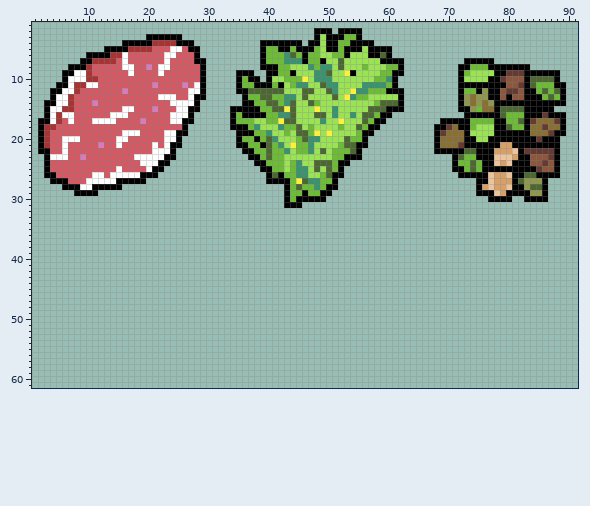
Sprite sheet, stored at Assets/ArtAssest/Items/Items.png. Above is the file before it was changed.
The file is 96x96 pixels. Shown: x 1..91, y 1..61.
New version:
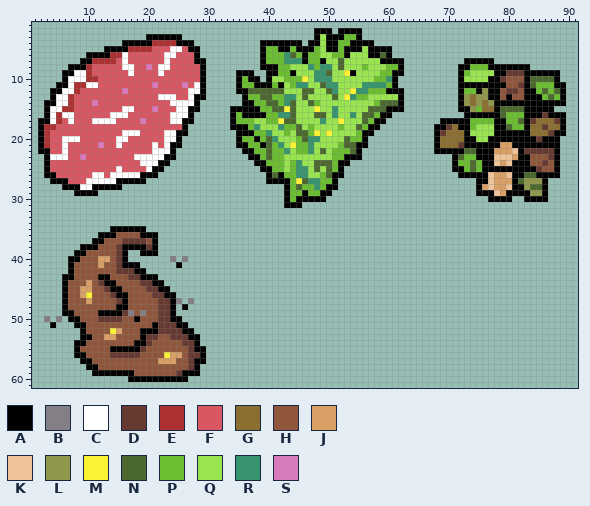
Palette (. is transparent): A #000000  B #847e87  C #ffffff  D #663931  E #ac3232  F #d95763  G #8a6f30  H #8f563b  J #d9a066  K #eec39a  L #8f974a  M #fbf236  N #4b692f  P #6abe30  Q #99e550  R #37946e  S #d77bba
Changes in this commit:
{"y":35,"x":14,"old":"......","new":"AAAAAA"}
{"y":36,"x":12,"old":"..........","new":"AAAHHHHAAA"}
{"y":37,"x":11,"old":"...........","new":"AAHHHDDDDHA"}
{"y":38,"x":9,"old":".............","new":"AAAHHHDAAAADA"}
{"y":39,"x":8,"old":".........","new":"AAHHHHHDA"}
{"y":39,"x":19,"old":"...","new":"AAA"}
{"y":40,"x":7,"old":"..........","new":"AAHHHJJHDA"}
{"y":40,"x":24,"old":".","new":"B"}
{"y":40,"x":26,"old":".","new":"B"}
{"y":41,"x":7,"old":"............","new":"AHHHHJHHDAAA"}
{"y":41,"x":25,"old":".","new":"A"}
{"y":42,"x":7,"old":".............","new":"AHHHHHHHDDDAA"}
{"y":43,"x":6,"old":"................","new":"AAHHHHAAHHHDDAAA"}
{"y":44,"x":6,"old":".................","new":"AHHHJHDAAHHHHDDAA"}
{"y":45,"x":6,"old":"..................","new":"AHHJJHHDAAHHHHDDAA"}
{"y":46,"x":6,"old":"...................","new":"AHHJMHHHDAAHHHHDDAA"}
{"y":47,"x":6,"old":"....................","new":"AHHHJHHHHDAHHHHHDDAB"}
{"y":47,"x":27,"old":".","new":"B"}
{"y":48,"x":6,"old":"...................","new":"AHHHHHHHHAAHHHHHDDA"}
{"y":48,"x":26,"old":".","new":"A"}
{"y":49,"x":6,"old":"...................","new":"AAHHHHAAAADBHBHHDDA"}
{"y":50,"x":3,"old":".","new":"B"}
{"y":50,"x":5,"old":".","new":"B"}
{"y":50,"x":7,"old":"...................","new":"AAHHHDDDDHHAHHHDDAA"}
{"y":51,"x":4,"old":".","new":"A"}
{"y":51,"x":8,"old":"...................","new":"AAHHHHHHHHHHHADDDAA"}
{"y":52,"x":9,"old":"...................","new":"AHHHHMJHHHAAADDDDAA"}
{"y":53,"x":9,"old":"....................","new":"AAHHJJHHHHADDHHDDDAA"}
{"y":54,"x":8,"old":".....................","new":"AAHHHHHHHHAADHHHHHDDA"}
{"y":55,"x":8,"old":"......................","new":"AHHHHHAAAAADHHHHHHHDAA"}
{"y":56,"x":8,"old":"......................","new":"AAHHHHDDDDDHHHHMJJHDDA"}
{"y":57,"x":9,"old":".....................","new":"AAHHHHHHHHHHHJJJHHDAA"}
{"y":58,"x":10,"old":"...................","new":"AAHHHHHHHHHHHHHHHDA"}
{"y":59,"x":11,"old":"..................","new":"AAAAAAAHHHHHHHDAAA"}
{"y":60,"x":17,"old":"..........","new":"AAAAAAAAAA"}
{"label":"added","picture_box":[44,226,206,382]}
